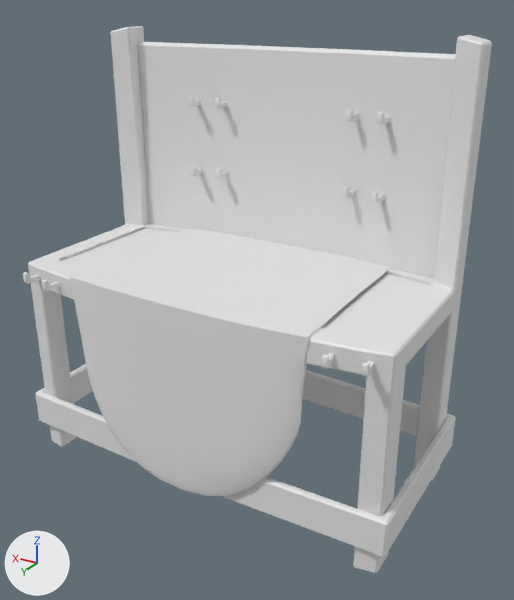
One commit to the FBX model Assets/FBX/Atelier.fbx: the scene before it, then after it.
Before and after are seen from a 50 mm camera at (-1.79, 2.82, 2.33) aimed at (-0.12, 0.03, 0.93). The axes (+X, +Y, +Z) are drawn at lower left. The lights are the same throughout. Where no turn or scale is listed for an object, it has been applied to the vertices.

Names of what the first picture shows: 'Table'.
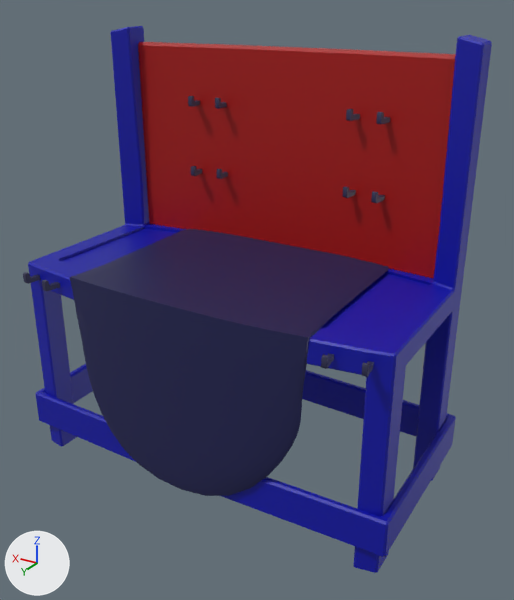
Where the newer file only moved an object's origin or applied its transform, the numbers keep the older frame.

Where the change shows, as pixel boxes (x1, y1, x2, y2) in the pictures (514 x 600 px):
part 1 of me_cube_009, recoloured (grey to blue): (28, 26, 492, 573) in both
part 2 of me_cube_009, recoloured (white to blue): (70, 229, 389, 496) in both
part 3 of me_cube_009, recoloured (grey to red): (138, 42, 350, 254) in both
part 4 of me_cube_009, recoloured (grey to red): (337, 49, 456, 278) in both
part 5 of me_cube_009, recoloured: (342, 109, 390, 203) in both
part 6 of me_cube_009, recoloured: (188, 96, 228, 179) in both
part 7 of me_cube_009, recoloured (grey to blue): (321, 353, 374, 377) in both
part 8 of me_cube_009, recoloured (grey to blue): (23, 272, 60, 291) in both

Diff of the bpy script that builds the scene:
```diff
--- a/Assets/FBX/Atelier.fbx.py
+++ b/Assets/FBX/Atelier.fbx.py
@@ mat_material_006 @@
+mat_material_006 = principled_material('Material.006')
+mat_material_006.base_color = (0.0273, 0.0284, 0.0823)  # dark blue #2e2f51
@@ mat_material_004 @@
+mat_material_004 = principled_material('Material.004')
+mat_material_004.base_color = (0.0123, 0.0137, 0.0823)  # dark blue #1d1f51
@@ mat_material_003 @@
+mat_material_003 = principled_material('Material.003')
+mat_material_003.base_color = (0.00091, 0.00335, 0.381)  # blue #030ba6
@@ mat_material_005 @@
+mat_material_005 = principled_material('Material.005')
+mat_material_005.base_color = (0.381, 0.00212, 0.000911)  # red #a60703
@@ me_cube_009 @@
 me_cube_009.from_pydata(...)  # 1636 vertices, 1492 faces; spans x -1.04..1.04, y -0.53..0.6, z -0.03..2.16
 # used by ob_table; location = (0.0, 0.0, 0.0)
+# me_cube_009 part 1: 448 of the faces centred in x -1.04..1.04, y -0.53..0.56, z -0.03..2.16 switch from no material to mat_material_003 (blue #030ba6)
+# me_cube_009 part 2: 736 of the faces centred in x -0.65..0.64, y -0.48..0.57, z 0.09..1.08 switch from no material to mat_material_004 (dark blue #1d1f51)
+# me_cube_009 part 3: 13 of the faces centred in x 0.0..0.89, y -0.49..-0.41, z 1.03..2.08 switch from no material to mat_material_005 (red #a60703)
+# me_cube_009 part 4: 7 of the faces centred in x -0.89..-0.61, y -0.47..-0.41, z 1.03..2.08 switch from no material to mat_material_005 (red #a60703)
+# me_cube_009 part 5: 96 of the faces centred in x -0.58..-0.39, y -0.44..-0.33, z 1.4..1.83 switch from no material to mat_material_006 (dark blue #2e2f51)
+# me_cube_009 part 6: 96 of the faces centred in x 0.34..0.53, y -0.44..-0.33, z 1.4..1.83 switch from no material to mat_material_006 (dark blue #2e2f51)
+# me_cube_009 part 7: 48 of the faces centred in x -0.93..-0.74, y 0.48..0.59, z 0.99..1.04 switch from no material to mat_material_006 (dark blue #2e2f51)
+# me_cube_009 part 8: 48 of the faces centred in x 0.74..0.93, y 0.47..0.59, z 0.99..1.04 switch from no material to mat_material_006 (dark blue #2e2f51)
```
